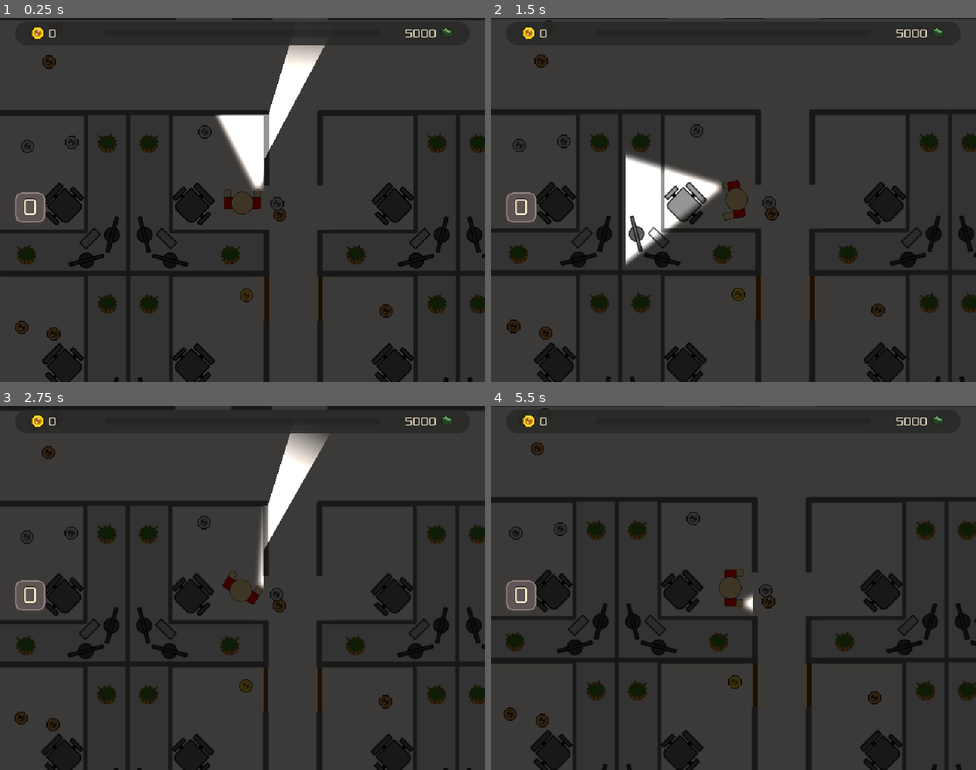
Above: before the commit, frames 1-4 (two rows, left to right).
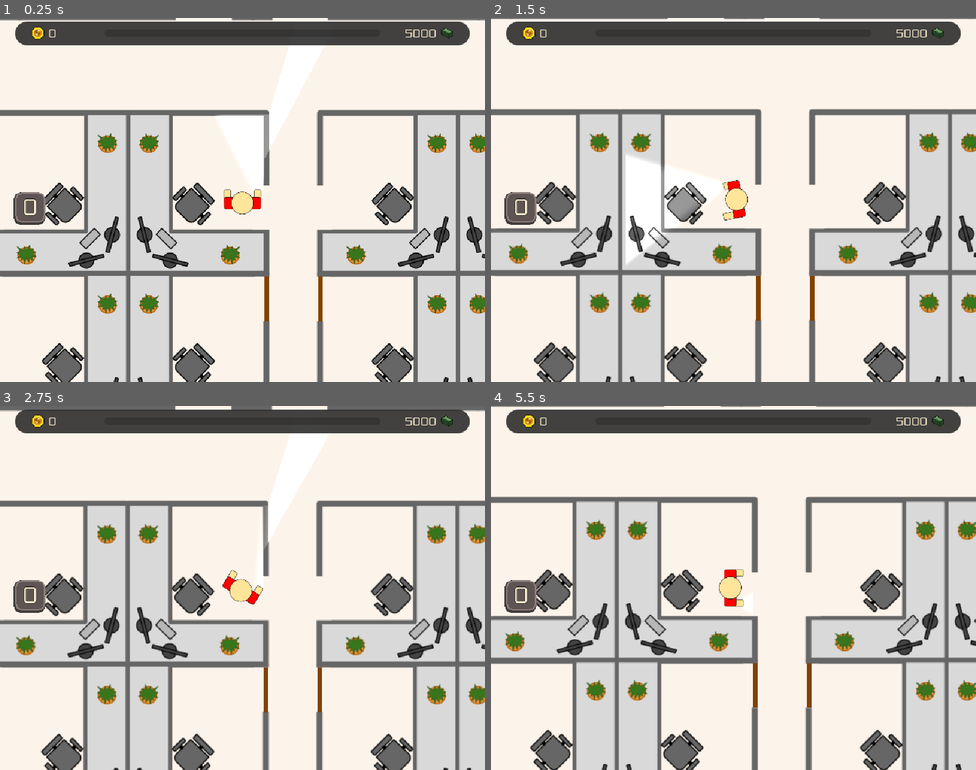
Above: after the commit, the same moments.

Repository: Justin-Hulme/GMTK_2026
Game: Godot game, scene res://Player/player_script.tscn
Two runs of this game, one before a commit and one after it. Both use one fixed random seed, a clock stepped at 60 frames per second and the inputs below.
Inputs (mouse positions are in pixels of both pictures, inside the frame that each line leads up to):
- Up to frame 1 (0.25 s): no input
- Up to frame 2 (1.5 s): tap Enter at 0.5 s; move the mouse to (840, 181) at 0.52 s; click (840, 181) at 0.67 s; tap Space at 1.25 s; move the mouse to (636, 218) at 1.27 s; click (636, 218) at 1.42 s
- Up to frame 3 (2.75 s): tap Enter at 2 s; move the mouse to (291, 507) at 2.02 s; click (291, 507) at 2.17 s
- Up to frame 4 (5.5 s): tap Space at 2.75, 4.25 s; move the mouse to (709, 660) at 2.77 s; click (709, 660) at 2.92 s; tap Enter at 3.5 s; move the mouse to (879, 642) at 3.52 s; click (879, 642) at 3.67 s; move the mouse to (588, 533) at 4.27 s; click (588, 533) at 4.42 s; move the mouse to (757, 588) at 5.02 s; click (757, 588) at 5.17 s

The runs differ from the first frame. In frame 1, 90% of the frame differs, in the area x 0-100%, y 0-100%; in frame 2, 90%; in frame 3, 92%; in frame 4, 93%.

Commit message:
made it so that the coin were only visible in the flashlight

Diff:
--- a/Coin/coin.gd
+++ b/Coin/coin.gd
@@ -24,10 +24,15 @@
 		var player = area.get_parent()
 		if player.check_powerup("magnet") > 0:
 			magnet_target = area
+	if area.is_in_group("flashlight"):
+		var player = area.get_parent()
+		check_flashlight(player)
 
 func _on_area_exited(area):
 	if area.is_in_group("magnet"):
 		magnet_target = null
+	if area.is_in_group("flashlight"):
+		$Sprite2D.visible = false
 
 # Called every frame. 'delta' is the elapsed time since the previous frame.
 func _process(delta: float) -> void:
@@ -53,3 +58,21 @@
 			return true
 
 	return false
+
+func check_flashlight(player):
+	var space_state = get_world_2d().direct_space_state
+
+	var query = PhysicsRayQueryParameters2D.create(
+		global_position,
+		player.global_position
+	)
+
+	query.collision_mask = 1
+	query.exclude = [player]
+
+	var result = space_state.intersect_ray(query)
+
+	if result.is_empty():
+		$Sprite2D.visible = true
+	else:
+		$Sprite2D.visible = false
--- a/Coin/coin_copper.tscn
+++ b/Coin/coin_copper.tscn
@@ -10,6 +10,7 @@
 value = 10
 
 [node name="Sprite2D" type="Sprite2D" parent="." unique_id=1436478721]
+visible = false
 scale = Vector2(0.3125, 0.3125)
 texture = ExtResource("2_mulpp")
 
--- a/Coin/coin_gold.tscn
+++ b/Coin/coin_gold.tscn
@@ -11,6 +11,7 @@
 magnet_speed = 100
 
 [node name="Sprite2D" type="Sprite2D" parent="." unique_id=1436478721]
+visible = false
 scale = Vector2(0.3125, 0.3125)
 texture = ExtResource("2_ido30")
 
--- a/Coin/coin_silver.tscn
+++ b/Coin/coin_silver.tscn
@@ -11,6 +11,7 @@
 magnet_speed = 200
 
 [node name="Sprite2D" type="Sprite2D" parent="." unique_id=1436478721]
+visible = false
 scale = Vector2(0.3125, 0.3125)
 texture = ExtResource("2_e0qls")
 
--- a/Player/player.tscn
+++ b/Player/player.tscn
@@ -200,3 +200,8 @@
 
 [node name="FloorIndicator" parent="HUD/Control/floor_indicator/floor_stack" unique_id=189943130 instance=ExtResource("11_apopc")]
 floor_number = 0
+
+[node name="Area2D2" type="Area2D" parent="." unique_id=2013848637 groups=["flashlight"]]
+
+[node name="FlashlightArea" type="CollisionPolygon2D" parent="Area2D2" unique_id=70352983 groups=["flashlight"]]
+polygon = PackedVector2Array(18, -9, 135, -236, -84, -236)
--- a/Player/player_script.tscn
+++ b/Player/player_script.tscn
@@ -87,6 +87,7 @@
 debug_color = Color(0.6830656, 0.38283992, 0.83194107, 0.41960785)
 
 [node name="CanvasModulate" type="CanvasModulate" parent="." unique_id=1518456803]
+visible = false
 color = Color(0.23753911, 0.23753914, 0.23753911, 1)
 
 [node name="Door" parent="." unique_id=2029678344 instance=ExtResource("8_p20uq")]
--- a/project.godot
+++ b/project.godot
@@ -22,6 +22,7 @@
 window/size/window_width_override=1280
 window/size/window_height_override=960
 window/stretch/mode="viewport"
+window/stretch/aspect="expand"
 window/size/width=1280
 window/size/height=960
 
@@ -29,6 +30,11 @@
 
 version_control/plugin_name="GitPlugin"
 version_control/autoload_on_startup=true
+
+[global_group]
+
+flashlight=""
+magnet=""
 
 [input]
 
